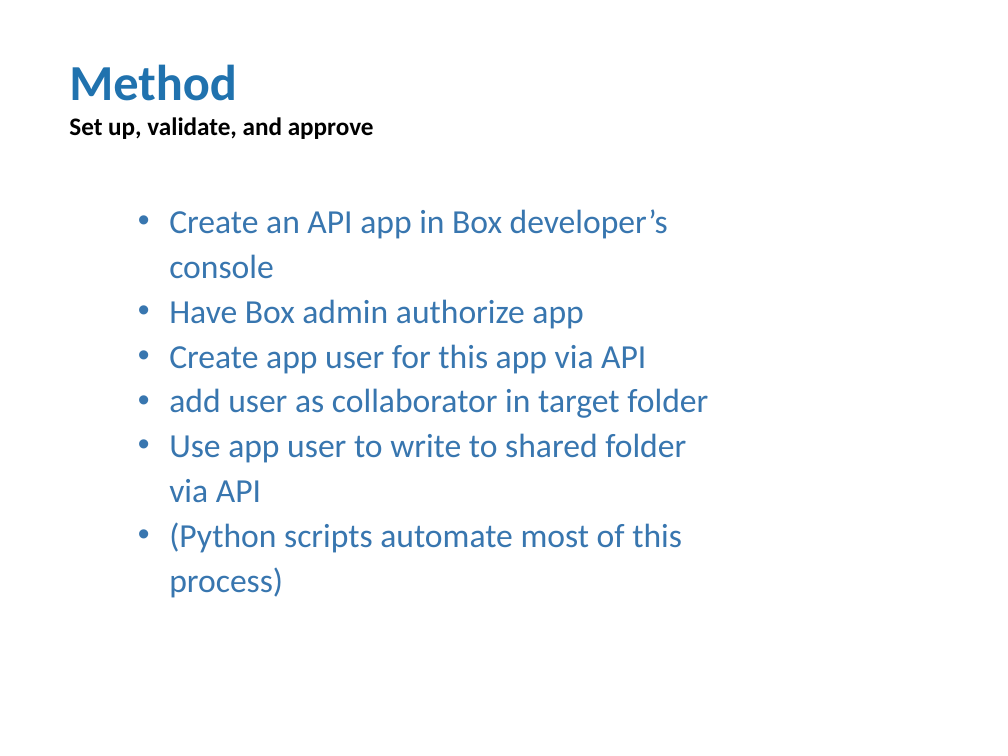
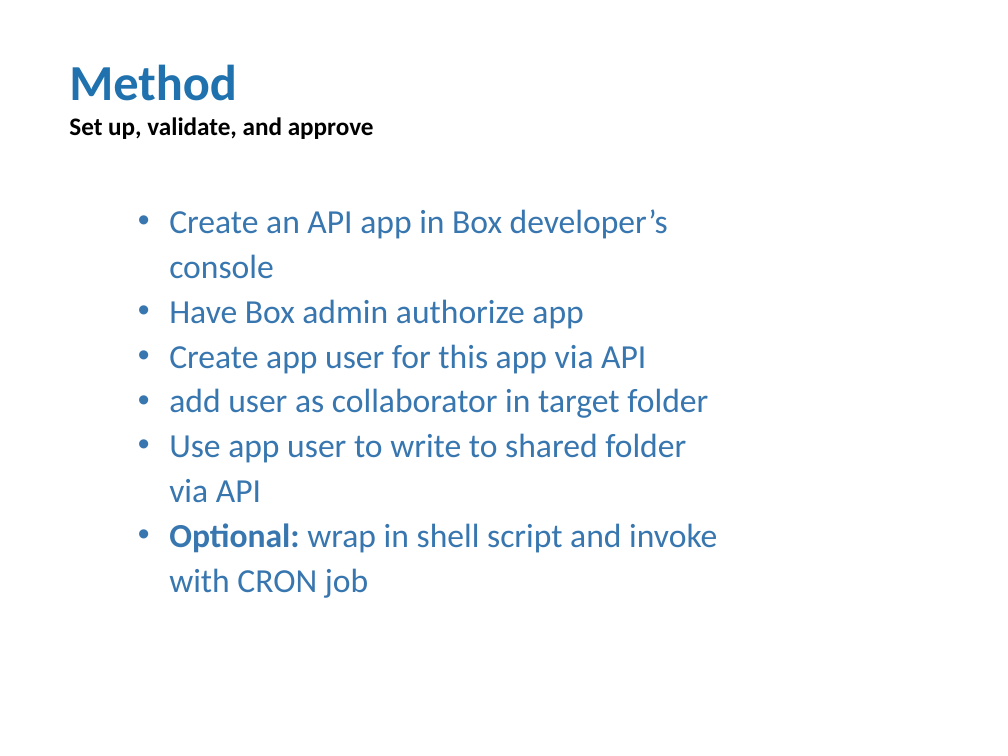
Before and after one commit to TuftsUniversity/box-api-access, a slide deck: slide 6 of Automating Workflows with the Box API.pptx. Drawn at 1008x756 pixels with LibreOffice and Linux fonts; fonts in the diff are those of the drawing; background and template pictures are left out. Boxes give left, top, right and bottom in pixels: in the first picture for what was removed or moved away, otherwise in the second. Text is boxed around its words. In the diff, an @@ line names an element or a change of style, - is before the commit and + after.

```diff
--- a/Automating Workflows with the Box API.pptx
+++ b/Automating Workflows with the Box API.pptx
@@ text at bbox=[169, 523, 717, 598]: text changed @@
-• (Python scripts automate most of this process)
+• Optional: wrap in shell script and invoke with CRON job
```
Also in this commit, not shown: 1 other slide changed, 1 slide removed.
